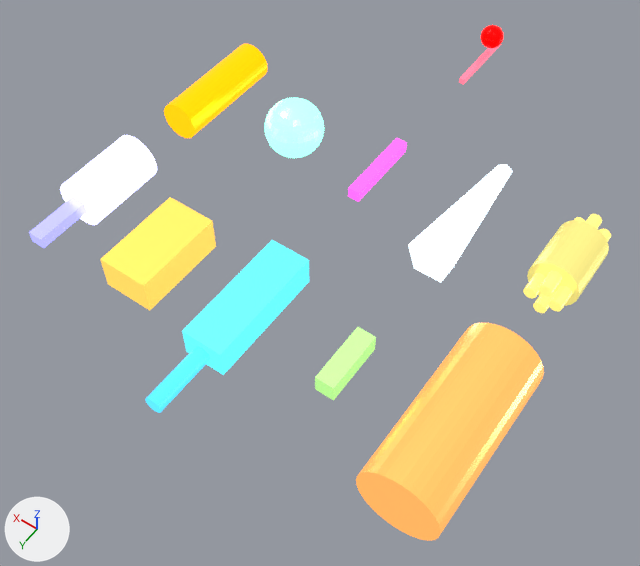
The glTF model public/assets/neon_survivor/weapons.glb, before and after one commit.
One viewpoint serves both versions: a 50 mm lens placed at (-1.55, -10.35, 3.28), pointed at (-0.06, -12.43, 0.0). Arrows for +X, +Y and +Z are at lower left; the lights stay in place. The first picture is the older version. Where no turn or scale is listed for an object, it has been applied to the vertices.

The first picture shows 'Weapon_Blaster', 'Weapon_Blaster_Barrel', 'Weapon_Flamethrower', 'Weapon_LaserRifle', 'Weapon_LightningGun', 'Weapon_Minigun_Barrel_1', 'Weapon_Minigun_Barrel_2', 'Weapon_Minigun_Body', 'Weapon_PlasmaCannon', 'Weapon_Railgun', 'Weapon_Railgun_Coil', 'Weapon_RocketLauncher', 'Weapon_SMG', 'Weapon_Shotgun', 'Weapon_Sniper', 'Weapon_Sniper_Scope' and 2 more.
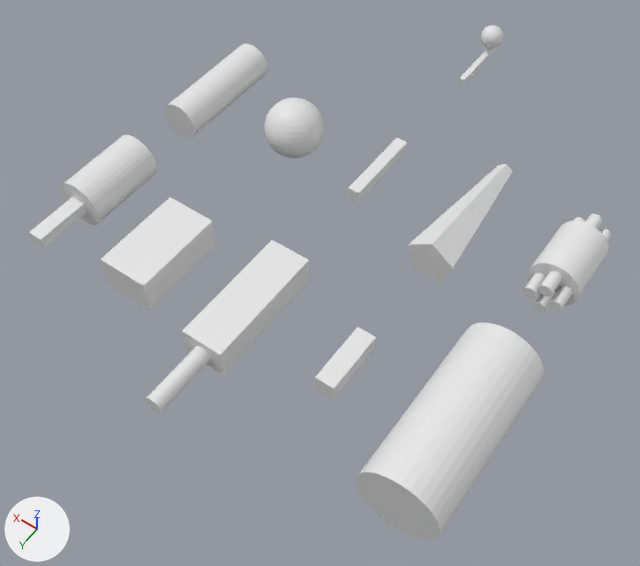
What differs and where, as boxes (x1, y1, x2, y2) in the pictures (640 x 566 px):
'Weapon_RocketLauncher', recoloured (orange to white)
    both: (356, 323, 544, 541)
'Weapon_Blaster', recoloured (cyan to white)
    both: (182, 240, 309, 375)
'Weapon_Shotgun', recoloured
    both: (100, 197, 216, 310)
'Weapon_Railgun_Coil', recoloured (darker)
    both: (60, 135, 157, 225)
'Weapon_LightningGun', recoloured (pale blue to white)
    both: (408, 164, 513, 282)
'Weapon_Flamethrower', recoloured
    both: (164, 44, 268, 138)
'Weapon_Minigun_Body', recoloured (yellow to white)
    both: (527, 220, 609, 306)
'Weapon_PlasmaCannon', recoloured (green to white)
    both: (264, 97, 324, 158)
'Weapon_SMG', recoloured (green to white)
    both: (315, 327, 376, 401)
'Weapon_Blaster_Barrel', recoloured (blue to white)
    both: (145, 346, 210, 413)
'Weapon_Railgun', recoloured (blue to white)
    both: (29, 197, 87, 248)
'Weapon_LaserRifle', recoloured (pink to white)
    both: (348, 138, 407, 202)
'Weapon_Minigun_Barrel_1', recoloured
    both: (539, 214, 602, 297)
'Weapon_Minigun_Barrel_2', recoloured
    both: (549, 229, 611, 312)
'Weapon_Sniper_Scope', recoloured (red to white)
    both: (481, 25, 503, 48)
'Weapon_Sniper', recoloured (red to white)
    both: (459, 45, 500, 85)

The change, as a diff of the scene's bpy script:
```diff
--- a/public/assets/neon_survivor/weapons.glb.py
+++ b/public/assets/neon_survivor/weapons.glb.py
@@ me_cube_107 @@
 me_cube_107.from_pydata(...)  # 8 vertices, 12 faces; spans x -0.1..0.1, y -0.3..0.3, z -0.075..0.075
-me_cube_107.materials.append(mat_weaponblaster)  # cyan #59e7ff, glowing cyan #59e7ff
@@ me_cylinder_058 @@
 me_cylinder_058.from_pydata(...)  # 64 vertices, 124 faces; spans x -0.04..0.04, y -0.3..0.3, z -0.04..0.04
-me_cylinder_058.materials.append(mat_weaponblasterbarrel)  # blue #3faada, glowing blue #4cc7ff
@@ me_cylinder_061 @@
 me_cylinder_061.from_pydata(...)  # 64 vertices, 124 faces; spans x -0.1..0.1, y -0.3..0.3, z -0.1..0.1
-me_cylinder_061.materials.append(mat_weaponflame)  # orange #ff9500, glowing orange #ff9500
@@ me_cube_111 @@
 me_cube_111.from_pydata(...)  # 8 vertices, 12 faces; spans x -0.03..0.03, y -0.21..0.21, z -0.03..0.03
-me_cube_111.materials.append(mat_weaponlaser)  # pink #ff59e7, glowing pink #ff59e7
@@ me_cone_038 @@
 me_cone_038.from_pydata(...)  # 10 vertices, 16 faces; spans x -0.114..0.114, y -0.35..0.35, z -0.097..0.12
-me_cone_038.materials.append(mat_weaponlightning)  # pale blue #daf3ff, glowing pale blue #daf3ff
@@ me_cylinder_063 @@
 me_cylinder_063.from_pydata(...)  # 64 vertices, 124 faces; spans x -0.03..0.03, y -0.25..0.25, z -0.03..0.03
-me_cylinder_063.materials.append(mat_minigunbarrel_001)  # yellow #ffe77c, glowing yellow #ffe77c
@@ me_cylinder_064 @@
 me_cylinder_064.from_pydata(...)  # 64 vertices, 124 faces; spans x -0.03..0.03, y -0.25..0.25, z -0.03..0.03
-me_cylinder_064.materials.append(mat_minigunbarrel_002)  # yellow #ffe77c, glowing yellow #ffe77c
@@ me_cylinder_066 @@
 me_cylinder_066.from_pydata(...)  # 64 vertices, 124 faces; spans x -0.12..0.12, y -0.15..0.15, z -0.12..0.12
-me_cylinder_066.materials.append(mat_minigunbody)  # yellow #e7da7c, glowing yellow #d1c56f
@@ me_sphere_052 @@
 me_sphere_052.from_pydata(...)  # 482 vertices, 960 faces; spans x -0.15..0.15, y -0.15..0.15, z -0.15..0.15
-me_sphere_052.materials.append(mat_weaponplasma)  # green #7cffda, glowing green #7cffda
@@ me_cube_110 @@
 me_cube_110.from_pydata(...)  # 8 vertices, 12 faces; spans x -0.038..0.038, y -0.27..0.27, z -0.03..0.03
-me_cube_110.materials.append(mat_weaponrailgun)  # blue #9595ff, glowing blue #9595ff
@@ me_cylinder_059 @@
 me_cylinder_059.from_pydata(...)  # 64 vertices, 124 faces; spans x -0.12..0.12, y -0.2..0.2, z -0.12..0.12
-me_cylinder_059.materials.append(mat_weaponrailcoil)  # blue #bcbcff, glowing blue #bcbcff
@@ me_cylinder_060 @@
 me_cylinder_060.from_pydata(...)  # 64 vertices, 124 faces; spans x -0.18..0.18, y -0.4..0.4, z -0.18..0.18
-me_cylinder_060.materials.append(mat_weaponrocket)  # orange #ffaa59, glowing orange #ffaa59
@@ me_cube_108 @@
 me_cube_108.from_pydata(...)  # 8 vertices, 12 faces; spans x -0.125..0.125, y -0.225..0.225, z -0.087..0.087
-me_cube_108.materials.append(mat_weaponshotgun)  # orange #ffcb59, glowing orange #ffcb59
@@ me_cube_109 @@
 me_cube_109.from_pydata(...)  # 8 vertices, 12 faces; spans x -0.045..0.045, y -0.15..0.15, z -0.045..0.045
-me_cube_109.materials.append(mat_weaponsmg)  # green #bcff95, glowing green #aae786
@@ me_cube_112 @@
 me_cube_112.from_pydata(...)  # 8 vertices, 12 faces; spans x -0.015..0.015, y -0.2..0.2, z -0.015..0.015
-me_cube_112.materials.append(mat_weaponsniper)  # red #ff7c95, glowing red #ff7c95
@@ me_sphere_053 @@
 me_sphere_053.from_pydata(...)  # 482 vertices, 960 faces; spans x -0.06..0.06, y -0.06..0.06, z -0.06..0.06
-me_sphere_053.materials.append(mat_sniperscopew)  # red #ff0000, glowing red #ff0000
```
